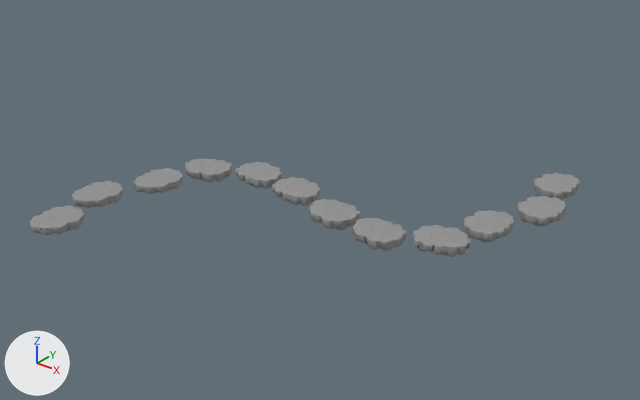
The glTF model public/models/Level1.glb as it was, and as the next commit left it.
Camera for both pictures: a camera (50 mm lens) standing at (1907.0, -1233.0, 1101.0) and looking at (515.0, 506.0, 23.0). The axes (+X, +Y, +Z) are drawn at lower left. The lights are the same throughout. Where no turn or scale is listed for an object, it has been applied to the vertices.

Script lines for the objects in view, before the commit:
```python
ob_cloud_002 = bpy.data.objects.new('cloud.002', me_cloud_015)
ob_cloud_002.location = (35.0, 336.0, 8.0)
ob_cloud_006 = bpy.data.objects.new('cloud.006', me_cloud_019)
ob_cloud_006.location = (574.0, 485.0, 15.0)
ob_cloud_006.rotation_euler = (0.0, 0.0, -1.571)  # degrees (0, 0, -90)
ob_cloud_007 = bpy.data.objects.new('cloud.007', me_cloud_020)
ob_cloud_007.location = (738.0, 465.0, 17.0)
ob_cloud_007.rotation_euler = (0.0, 0.0, -1.571)  # degrees (0, 0, -90)
ob_cloud_008 = bpy.data.objects.new('cloud.008', me_cloud_021)
ob_cloud_008.location = (899.0, 534.0, 19.0)
ob_cloud_008.rotation_euler = (0.0, 0.0, 2.007)  # degrees (0, 0, 115)
ob_cloud_009 = bpy.data.objects.new('cloud.009', me_cloud_022)
ob_cloud_009.location = (949.0, 686.0, 20.0)
ob_cloud_009.rotation_euler = (0.0, 0.0, 3.142)  # degrees (0, 0, 180)
ob_cloud_010 = bpy.data.objects.new('cloud.010', me_cloud_023)
ob_cloud_010.location = (1020.0, 855.0, 21.0)
ob_cloud_010.rotation_euler = (0.0, 0.0, 3.142)  # degrees (0, 0, 180)
ob_cloud_011 = bpy.data.objects.new('cloud.011', me_cloud_024)
ob_cloud_011.location = (984.0, 1022.0, 23.0)
ob_cloud_011.rotation_euler = (0.0, 0.0, 3.142)  # degrees (0, 0, 180)
# also in view: 'cloud.001' at (-34.0, 172.0, -7.0); 'cloud.005' at (406.0, 540.0, 1.0); 'cloud.003' at (89.0, 491.0, -3.0); 'cloud' at (2.0, 4.0, -13.0); 'cloud.004' at (242.0, 559.0, -1.0)
```
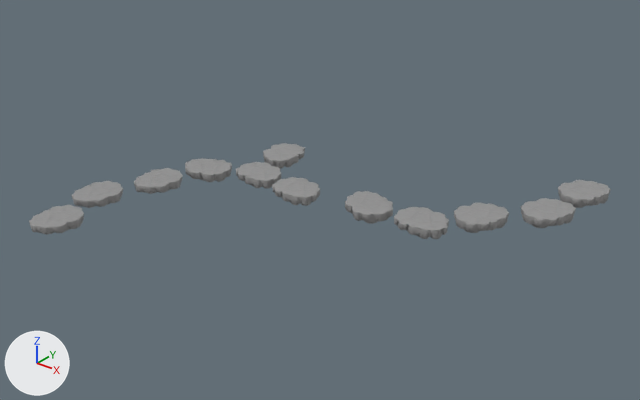
The change, as a list of edits to the scene's bpy script:
```text
Change ob_cloud_006:
    ob_cloud_006.location: (574.0, 485.0, 15.0) -> (197.0, 714.0, 10.0)
    ob_cloud_006.rotation_euler: (0.0, 0.0, -1.571) -> (3.142, 0.0, 0.0477)  # degrees (0, 0, -90) -> degrees (180, 0, 2.7)
    ob_cloud_006.scale: (1.0, 1.0, 1.0) -> (-1.0, -1.0, -1.0)
Change ob_cloud_007:
    ob_cloud_007.location: (738.0, 465.0, 17.0) -> (661.0, 530.0, 47.0)
    ob_cloud_007.rotation_euler: (0.0, 0.0, -1.571) -> (0.0, 0.0, -1.936)  # degrees (0, 0, -90) -> degrees (0, 0, -111)
Change ob_cloud_008:
    ob_cloud_008.location: (899.0, 534.0, 19.0) -> (836.0, 537.0, 49.0)
    ob_cloud_008.rotation_euler: (0.0, 0.0, 2.007) -> (0.0, 0.0, 1.642)  # degrees (0, 0, 115) -> degrees (0, 0, 94)
Change ob_cloud_009:
    ob_cloud_009.location: (949.0, 686.0, 20.0) -> (938.0, 661.0, 50.0)
    ob_cloud_009.rotation_euler: (0.0, 0.0, 3.142) -> (0.0, 0.0, 2.776)  # degrees (0, 0, 180) -> degrees (0, 0, 159)
Change ob_cloud_010:
    ob_cloud_010.location: (1020.0, 855.0, 21.0) -> (1064.0, 793.0, 51.0)
    ob_cloud_010.rotation_euler: (0.0, 0.0, 3.142) -> (0.0, 0.0, 2.776)  # degrees (0, 0, 180) -> degrees (0, 0, 159)
Change ob_cloud_011:
    ob_cloud_011.location: (984.0, 1022.0, 23.0) -> (1090.0, 962.0, 53.0)
    ob_cloud_011.rotation_euler: (0.0, 0.0, 3.142) -> (0.0, 0.0, 2.776)  # degrees (0, 0, 180) -> degrees (0, 0, 159)
```

Location of each change, [x1, y1, x2, y2] in pixels of the pictures (640 x 400 px):
'cloud.007', moved, turned
    before: [353, 218, 407, 251]
    after: [345, 191, 393, 224]
'cloud.008', moved, turned
    before: [413, 225, 471, 257]
    after: [394, 207, 449, 239]
'cloud.006', moved, turned, rescaled
    before: [309, 199, 360, 230]
    after: [263, 143, 305, 169]
'cloud.011', moved, turned
    before: [534, 173, 580, 200]
    after: [558, 180, 611, 208]
'cloud.009', moved, turned
    before: [464, 210, 514, 242]
    after: [454, 203, 509, 233]
'cloud.010', moved, turned
    before: [518, 196, 566, 226]
    after: [521, 198, 576, 228]
